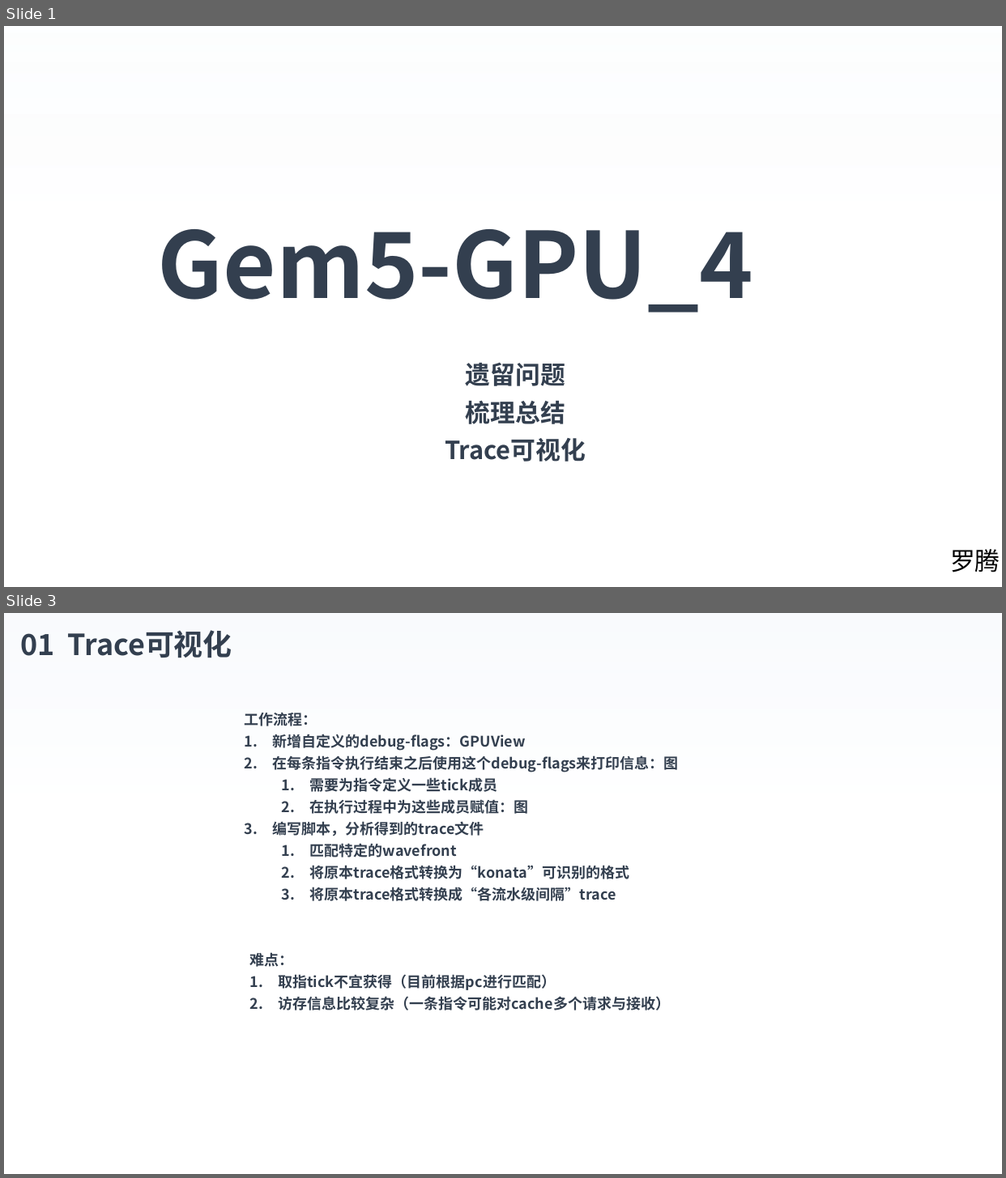
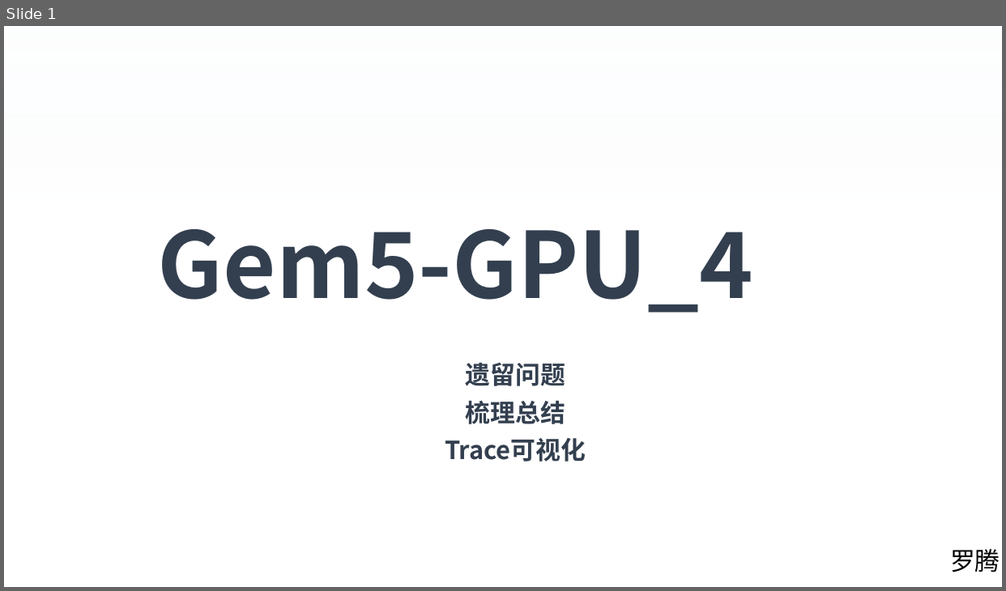
Before and after one commit to luot-ai/workspace, a slide deck: AA/gpu/GEM5/PPT/Gem5-GPU_4.pptx. Shown one above the other, each under a label of ours: slides 1 and 3 before the commit, slide 1 after it; the slides between them are not shown. The pictures are 1006x1178 and 1006x591 pixels, drawn with LibreOffice and Linux fonts; fonts in the diff are those of the drawing; background and template pictures are left out. Boxes give left, top, right and bottom in pixels: in the first picture for what was removed or moved away, otherwise in the second. Text is boxed around its words. In the diff, an @@ line names an element or a change of style, - is before the commit and + after.

```diff
--- a/AA/gpu/GEM5/PPT/Gem5-GPU_4.pptx
+++ b/AA/gpu/GEM5/PPT/Gem5-GPU_4.pptx
@@ slide 3 removed at (4, 613, 1002, 1174), background picture (left out) @@
@@ rectangle removed at (4, 613, 1002, 1174) @@
@@ text removed at (20, 630, 232, 658) @@
-01 Trace可视化
@@ text removed at (245, 713, 678, 901) @@
-工作流程：
-1. 新增自定义的debug-flags：GPUView
-2. 在每条指令执行结束之后使用这个debug-flags来打印信息：图
-  1. 需要为指令定义一些tick成员
-  2. 在执行过程中为这些成员赋值：图
-3. 编写脚本，分析得到的trace文件
-  1. 匹配特定的wavefront
-  2. 将原本trace格式转换为“konata”可识别的格式
-  3. 将原本trace格式转换成“各流水级间隔”trace
@@ text removed at (250, 952, 670, 1011) @@
-难点：
-1. 取指tick不宜获得（目前根据pc进行匹配）
-2. 访存信息比较复杂（一条指令可能对cache多个请求与接收）
```
Also in this commit, not shown: 1 slide changed, 13 slides added, 20 other slides removed, 2 other files.
